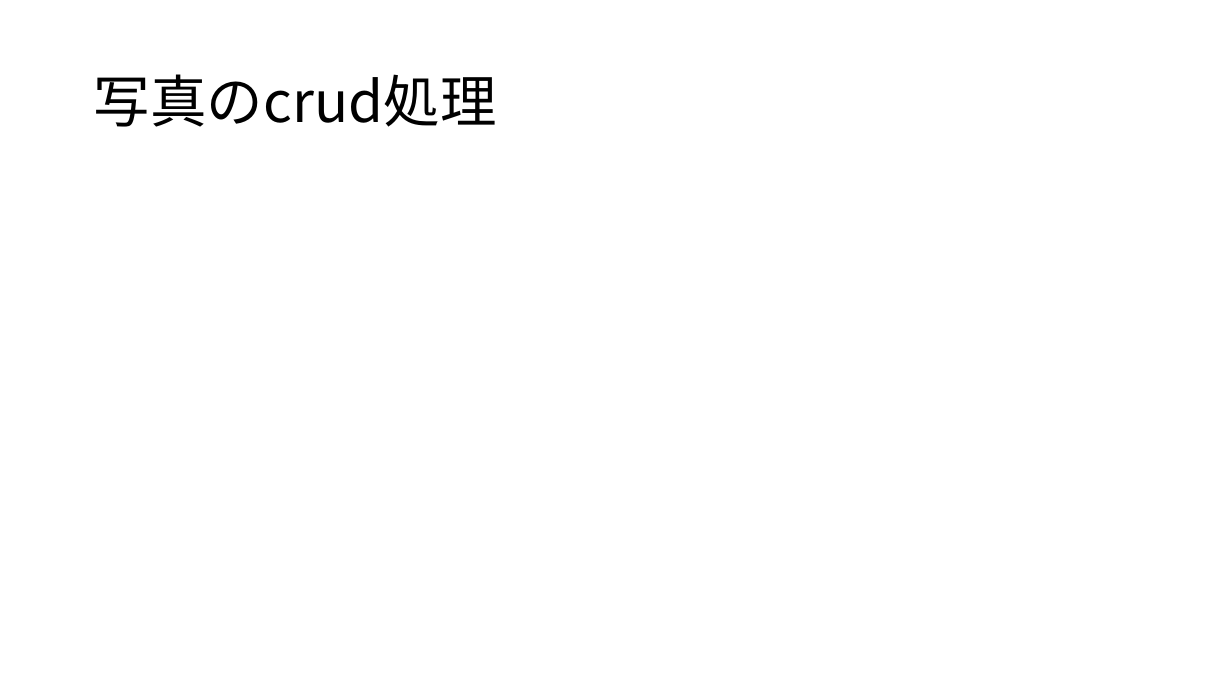
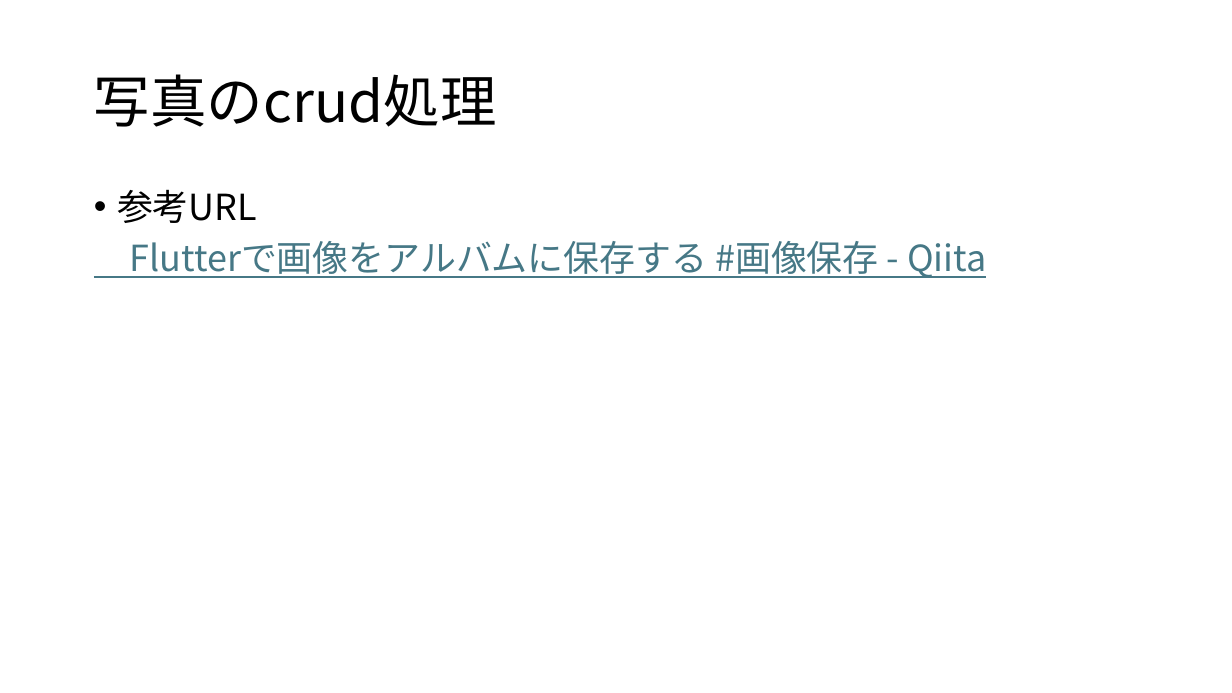
Before and after one commit to Daina040303/flutter_application_1, a slide deck: slide 9 of アプリ仕様書.pptx (slide 8 before the commit). Drawn at 1232x693 pixels with LibreOffice and Linux fonts; fonts in the diff are those of the drawing. Boxes give left, top, right and bottom in pixels: in the first picture for what was removed or moved away, otherwise in the second. Text is boxed around its words. In the diff, an @@ line names an element or a change of style, - is before the commit and + after.

```diff
--- a/アプリ仕様書.pptx
+++ b/アプリ仕様書.pptx
@@ text added at bbox=[117, 189, 986, 278], 28 pt, text #467886, underline @@
+• 参考URL
+Flutterで画像をアルバムに保存する #画像保存 - Qiita
```
Also in this commit, not shown: 3 other slides changed.
